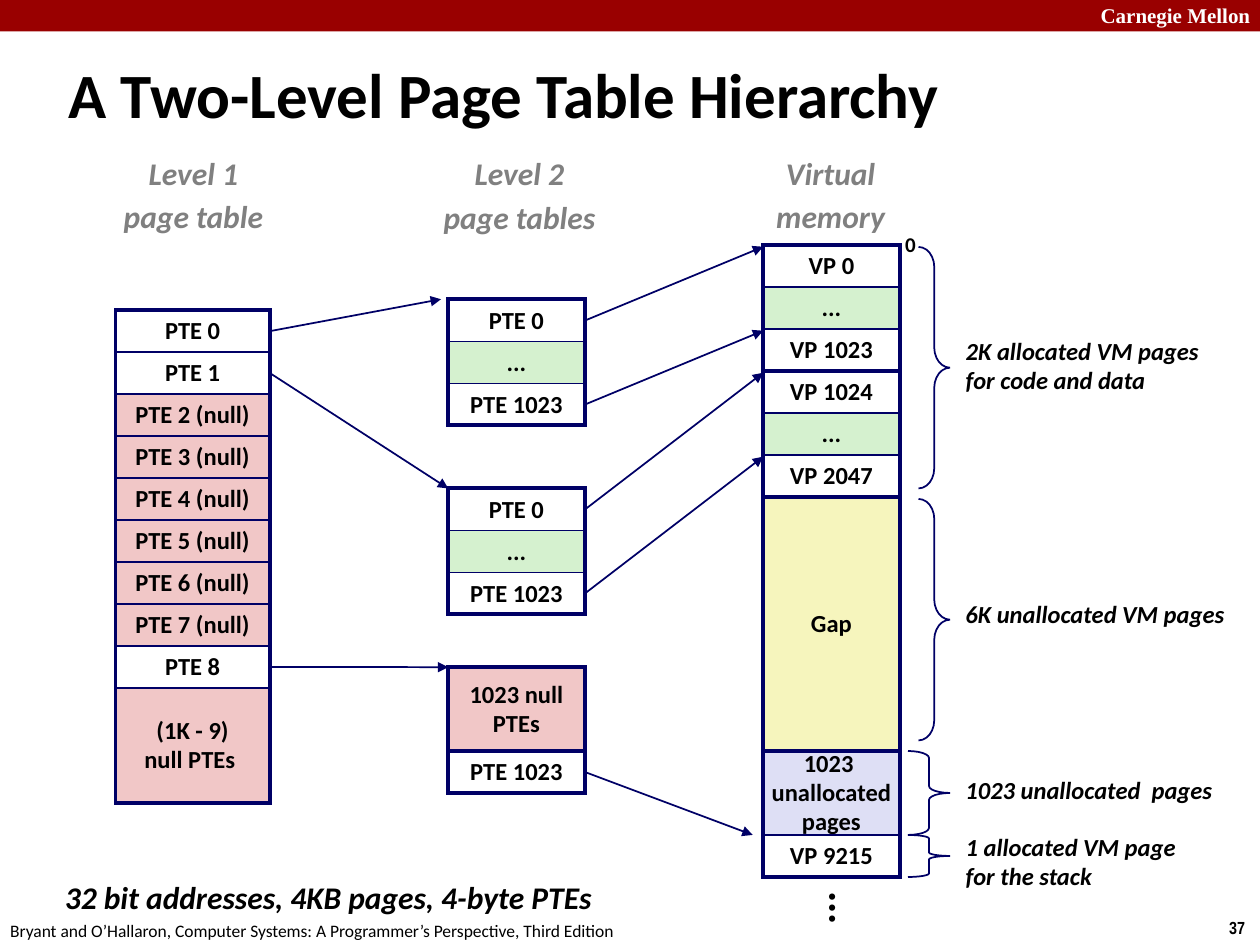
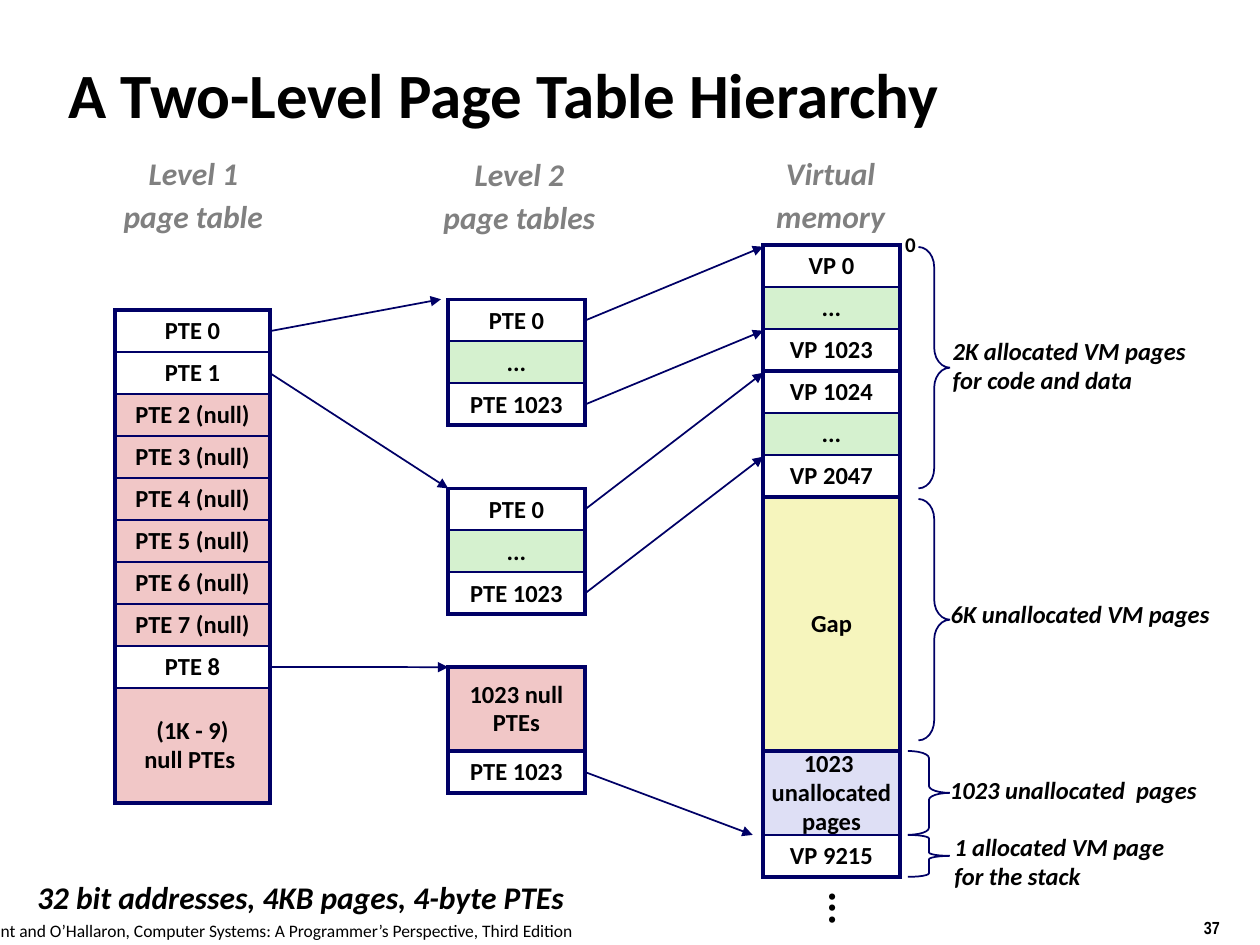
Before and after one commit to tntech-ngin/F24-CSC2770, a slide deck: slide 37 of docs/lectures_source/lectures/originals/17-vm-concepts.pptx. Drawn at 1260x945 pixels with LibreOffice and Linux fonts; fonts in the diff are those of the drawing. Boxes give left, top, right and bottom in pixels: in the first picture for what was removed or moved away, otherwise in the second. Text is boxed around its words. In the diff, an @@ line names an element or a change of style, - is before the commit and + after.

```diff
--- a/docs/lectures_source/lectures/originals/17-vm-concepts.pptx
+++ b/docs/lectures_source/lectures/originals/17-vm-concepts.pptx
@@ rectangle removed at [0, 0, 1260, 32] @@
@@ text removed at [1101, 8, 1250, 28] @@
-Carnegie Mellon
@@ text "2K allocated VM pages": place and size @@
-text "2K allocated VM pages" at [966, 342, 1198, 392]
+text "2K allocated VM pages" at [953, 342, 1185, 392]
@@ text "6K unallocated VM pages": place and size @@
-text "6K unallocated VM pages" at [965, 605, 1225, 627]
+text "6K unallocated VM pages" at [951, 605, 1210, 627]
@@ text "1023 unallocated pages": place and size @@
-text "1023 unallocated pages" at [965, 781, 1213, 803]
+text "1023 unallocated pages" at [950, 781, 1197, 803]
@@ text "1 allocated VM page": place and size @@
-text "1 allocated VM page" at [966, 838, 1176, 888]
+text "1 allocated VM page" at [954, 838, 1164, 888]
@@ text "32 bit addresses, 4KB pages, ...": place and size @@
-text "32 bit addresses, 4KB pages, ..." at [65, 887, 591, 915]
+text "32 bit addresses, 4KB pages, ..." at [37, 887, 564, 915]
@@ text "Bryant and O’Hallaron, Computer Systems: ..." rewrapped from [10, 925, 614, 940] to [19, 925, 573, 940] @@
@@ page number: place and size @@
-page number at [1229, 922, 1245, 935]
+page number at [1204, 921, 1220, 935]
```
Also in this commit, not shown: 38 other slides changed, 42 other files.
